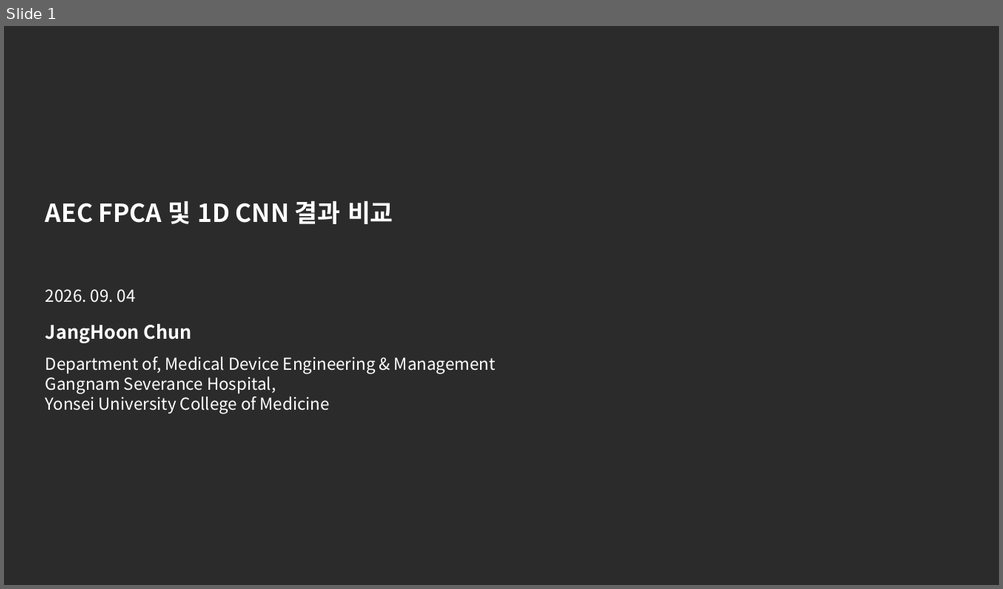
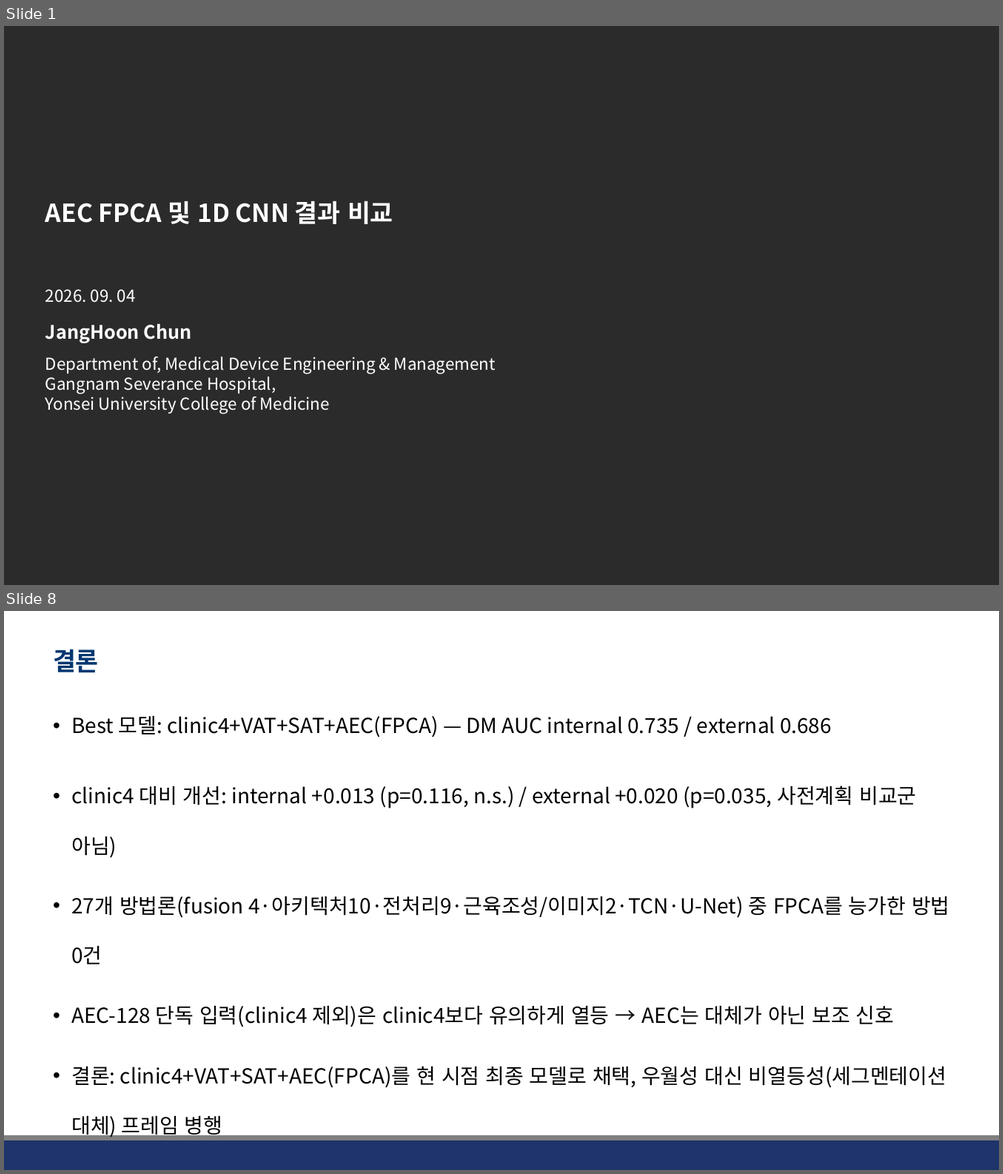
Before and after one commit to JHWannabe/Clinical_Study, a slide deck: docs/260904_AEC FPCA 및 1D CNN 결과 비교.pptx. Shown one above the other, each under a label of ours: slide 1 before the commit, slides 1 and 8 after it; the slides between them are not shown. The pictures are 1003x589 and 1003x1174 pixels, drawn with LibreOffice and Linux fonts; fonts in the diff are those of the drawing; background and template pictures are left out; a plain dark background stands for a picture behind light text. Boxes give left, top, right and bottom in pixels: in the first picture for what was removed or moved away, otherwise in the second. Text is boxed around its words. In the diff, an @@ line names an element or a change of style, - is before the commit and + after.

```diff
--- a/docs/260904_AEC FPCA 및 1D CNN 결과 비교.pptx
+++ b/docs/260904_AEC FPCA 및 1D CNN 결과 비교.pptx
@@ slide 8 added at <box>4,611,999,1170</box>, background #FFFFFF @@
@@ title added at <box>53,649,99,673</box>, 24 pt, text #023670, bold @@
+결론
@@ text added at <box>71,716,950,1088</box>, 20 pt, text #000000 @@
+• Best 모델: clinic4+VAT+SAT+AEC(FPCA) — DM AUC internal 0.735 / external 0.686
+• clinic4 대비 개선: internal +0.013 (p=0.116, n.s.) / external +0.020 (p=0.035, 사전계획 비교군 아님)
+• 27개 방법론(fusion 4·아키텍처10·전처리9·근육조성/이미지2·TCN·U-Net) 중 FPCA를 능가한 방법 0건
+• AEC-128 단독 입력(clinic4 제외)은 clinic4보다 유의하게 열등 → AEC는 대체가 아닌 보조 신호
+• 결론: clinic4+VAT+SAT+AEC(FPCA)를 현 시점 최종 모델로 채택, 우월성 대신 비열등성(세그멘테이션 대체) 프레임 병행
@@ rectangle added at <box>4,1141,999,1170</box>, fill #1F346B @@
@@ line added from (4, 1139) to (999, 1139), #808080 4.5 pt @@
```
Also in this commit, not shown: 3 slides changed, 3 other slides added, 13 slides removed, 15 other files.
